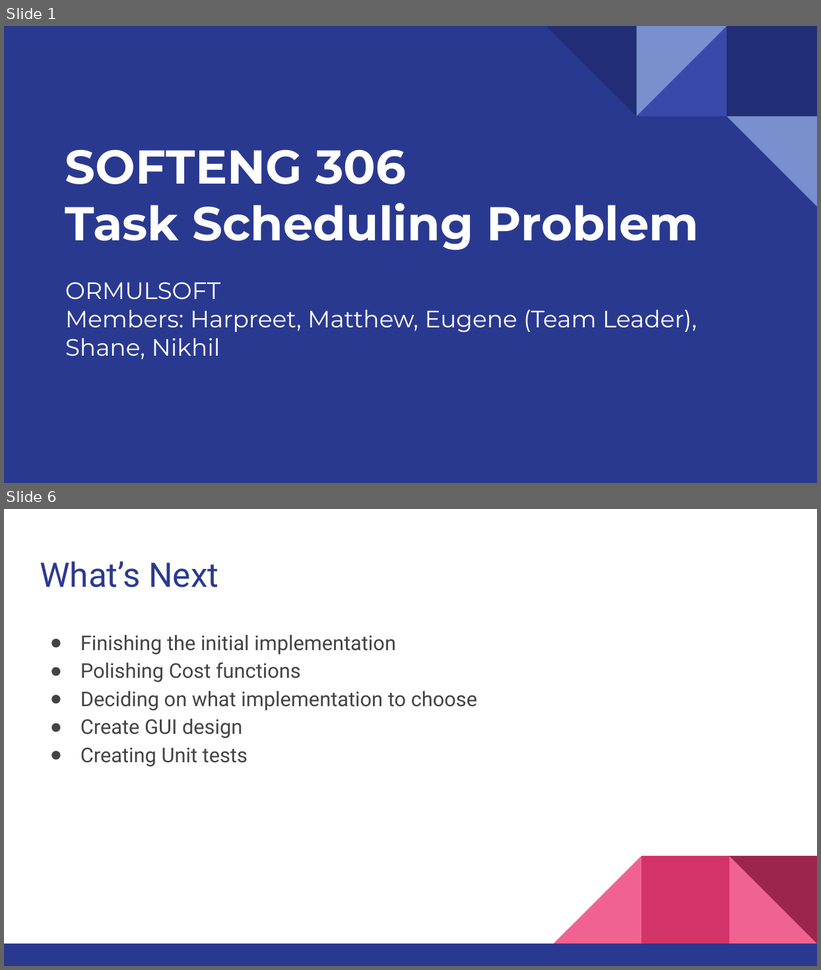
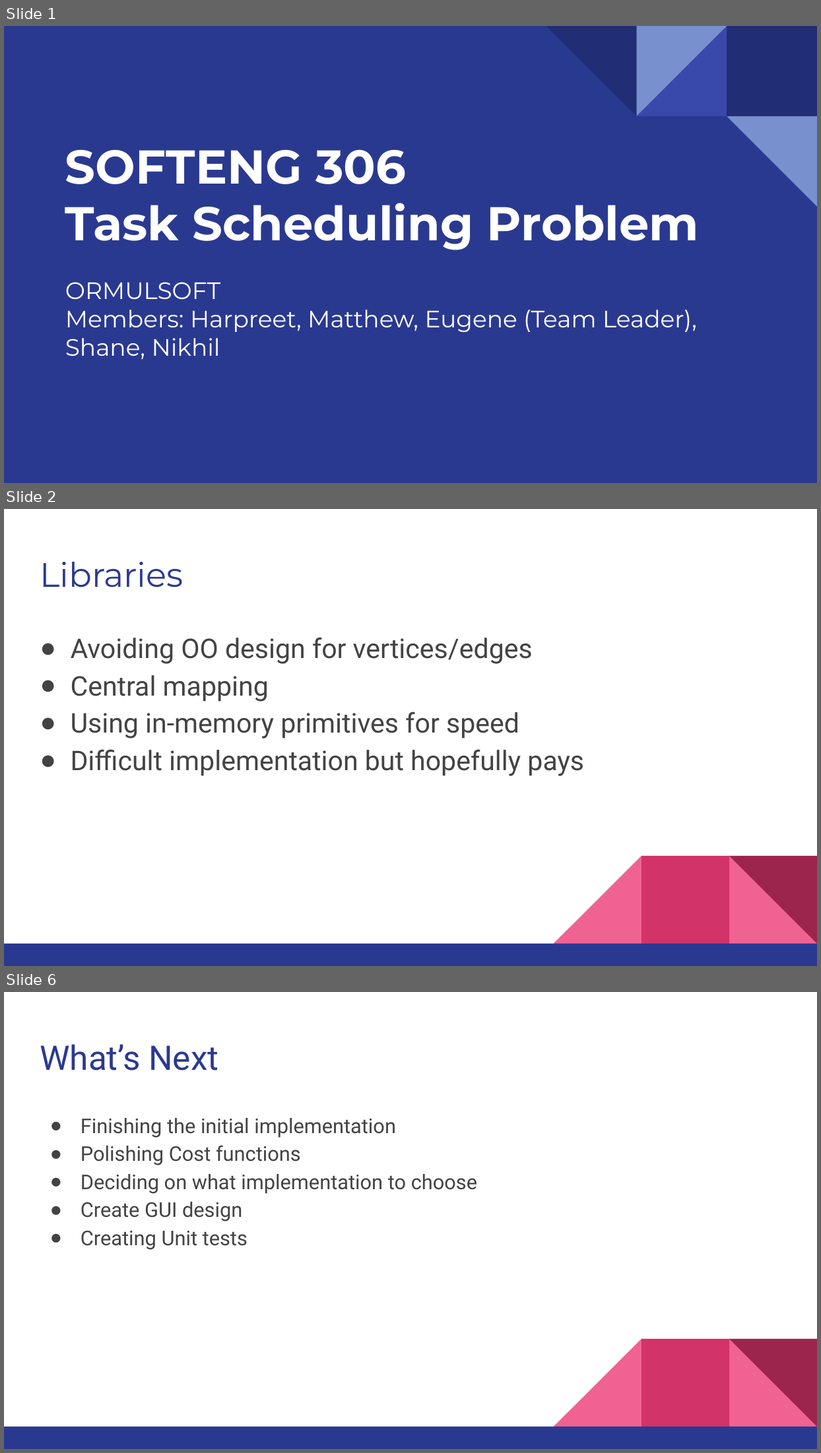
Before and after one commit to Ormulsoft/Task-Scheduler, a slide deck: Plan/Plan Presentation 2.pptx. Shown one above the other, each under a label of ours: slides 1 and 6 before the commit, slides 1, 2 and 6 after it; the slides between them are not shown. The pictures are 821x970 and 821x1453 pixels, drawn with LibreOffice and Linux fonts; fonts in the diff are those of the drawing. Boxes give left, top, right and bottom in pixels: in the first picture for what was removed or moved away, otherwise in the second. Text is boxed around its words. In the diff, an @@ line names an element or a change of style, - is before the commit and + after.

```diff
--- a/Plan/Plan Presentation 2.pptx
+++ b/Plan/Plan Presentation 2.pptx
@@ slide 2 added at bbox=[4, 509, 817, 966], background #FFFFFF; not listed: 5 template elements that a slide beside it also shows @@
@@ title added at bbox=[40, 562, 183, 588], 30 pt, text #2A3990 @@
+Libraries
@@ text added at bbox=[71, 638, 584, 776], 24 pt, text #434343 @@
+● Avoiding OO design for vertices/edges
+● Central mapping
+● Using in-memory primitives for speed
+● Difficult implementation but hopefully pays
```
Also in this commit, not shown: 2 slides changed, 1 other slide added, 6 slides removed.
